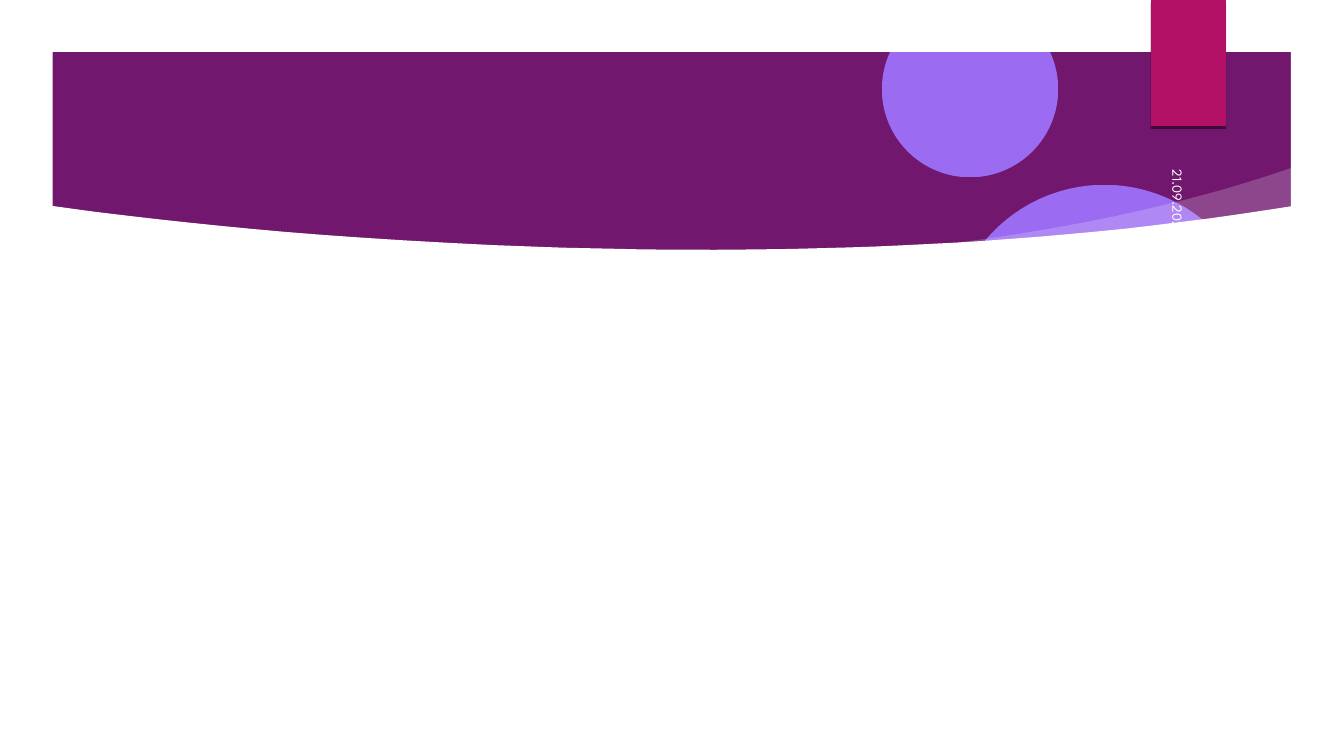
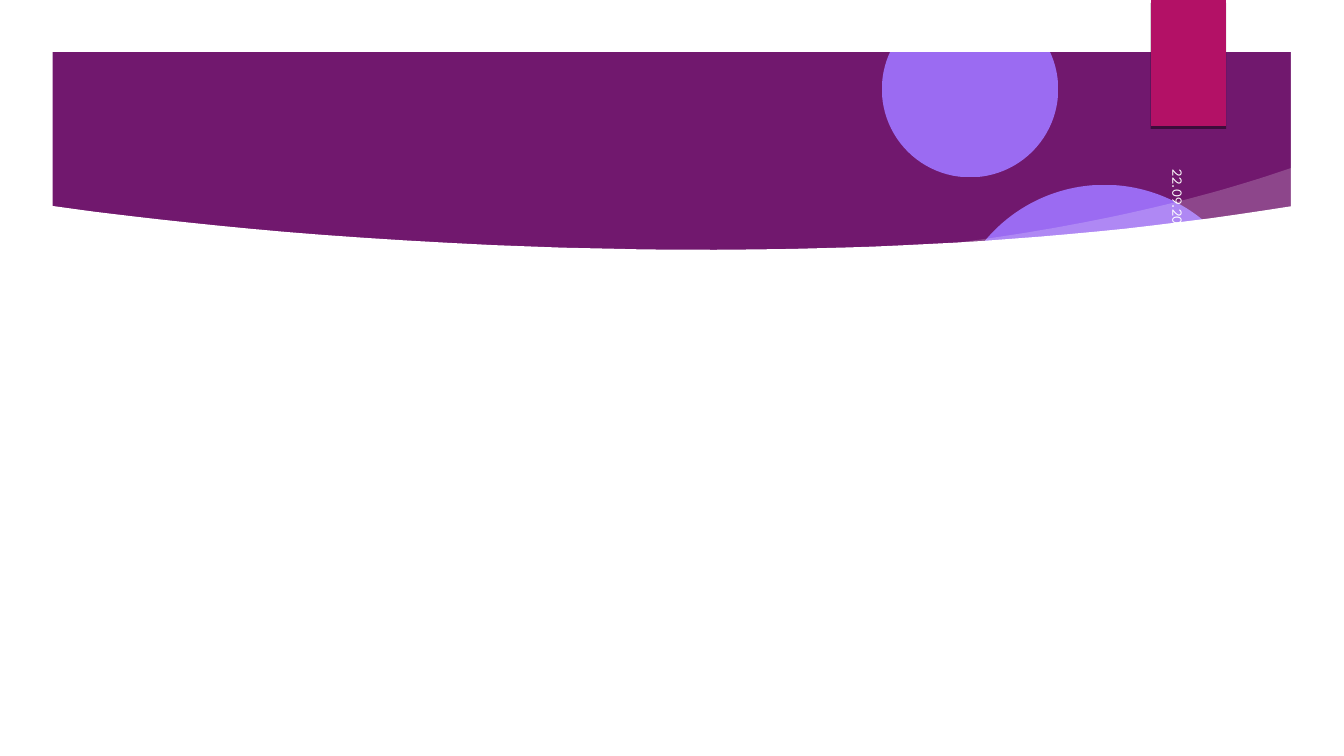
Before and after one commit to Pawel-Tomasz-Nowak/Scientific-collaboration, a slide deck: slide 14 of EmissionAnalysis/Prezentacja projektu.odp. Drawn at 1344x756 pixels with LibreOffice and Linux fonts; fonts in the diff are those of the drawing; background and template pictures are left out. Boxes give left, top, right and bottom in pixels: in the first picture for what was removed or moved away, otherwise in the second. Text is boxed around its words. In the diff, an @@ line names an element or a change of style, - is before the commit and + after.

```diff
--- a/EmissionAnalysis/Prezentacja projektu.odp
+++ b/EmissionAnalysis/Prezentacja projektu.odp
@@ text at <box>1168,177,1189,238</box>: text changed @@
-21.09.2024
+22.09.2024
```
Also in this commit, not shown: 3 other slides changed, 4 slides added, 1 slide removed, 3 other files.
